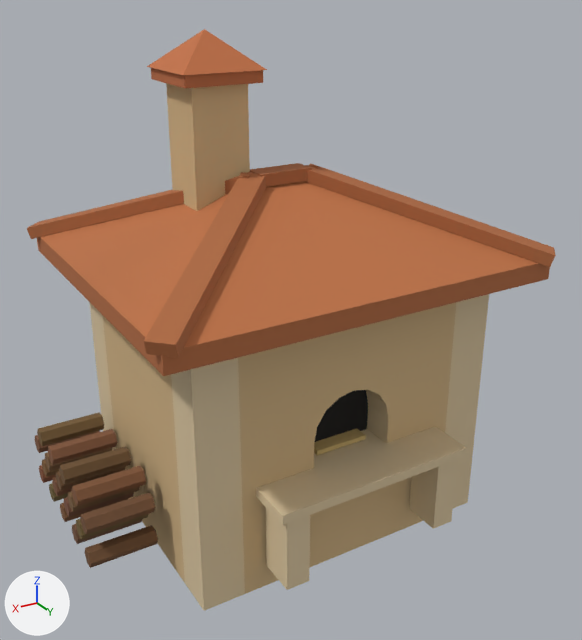
Before and after pictures for a commit that changed the glTF model games/yorimichi/assets/belmonte/meshes/SM_BM_BH_Forno.glb.
The view is the same before and after, from a camera (50 mm lens) standing at (4.12, 7.07, 5.4) and looking at (0.02, 0.25, 1.98). The axes (+X, +Y, +Z) are drawn at lower left. The lights are the same throughout. The picture after the commit comes second. Vertices at exactly the same position are counted once.

Objects in the first picture: 'SM_BM_BH_Forno'.
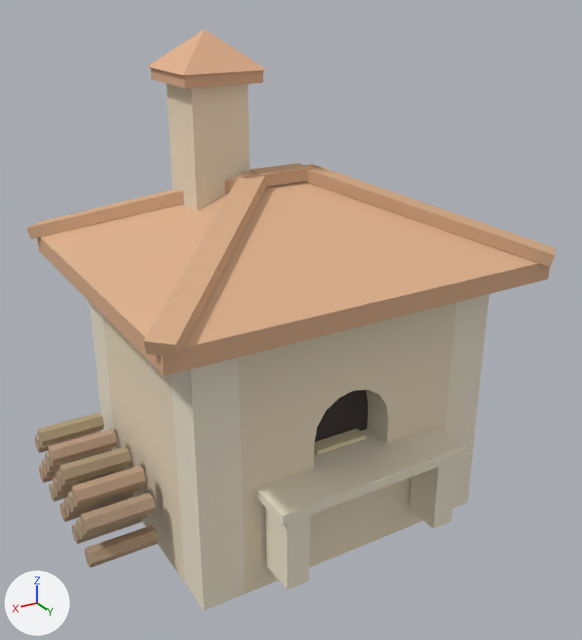
What the commit changed:
me_sm_bh_forno has 533 vertices, 799 faces and spans x -2.21..2.55, y -1.91..1.91, z -0.3..4.91.
me_sm_bh_forno is used by ob_sm_bm_bh_forno; location (0.0, 0.0, 0.0).
me_sm_bh_forno part 1: 477 faces centred in x -2.13..2.55, y -1.84..1.84, z 0.03..4.55 are repainted in the vertex colours; the middle colour goes from brown #7c5839 to beige #b99f82.
me_sm_bh_forno part 2: 190 faces centred in x -1.7..1.7, y -1.4..1.4, z -0.17..4.67 are repainted in the vertex colours; the middle colour goes from beige #d3b586 to beige #ebdbc0.
me_sm_bh_forno part 3: 132 faces centred in x -1.7..1.7, y -1.4..1.9, z -0.17..2.5 are repainted in the vertex colours; the middle colour goes from beige #dec9a3 to pale yellow #f0e6d1.

Changed parts and their boxes (x1, y1, x2, y2) in the pictures (582 x 640 px):
part 1 of me_sm_bh_forno, recoloured (brown to beige)
    both: (27, 68, 556, 568)
part 2 of me_sm_bh_forno, recoloured (lighter)
    both: (103, 29, 456, 594)
part 3 of me_sm_bh_forno, recoloured (beige to pale yellow)
    both: (89, 294, 489, 611)
